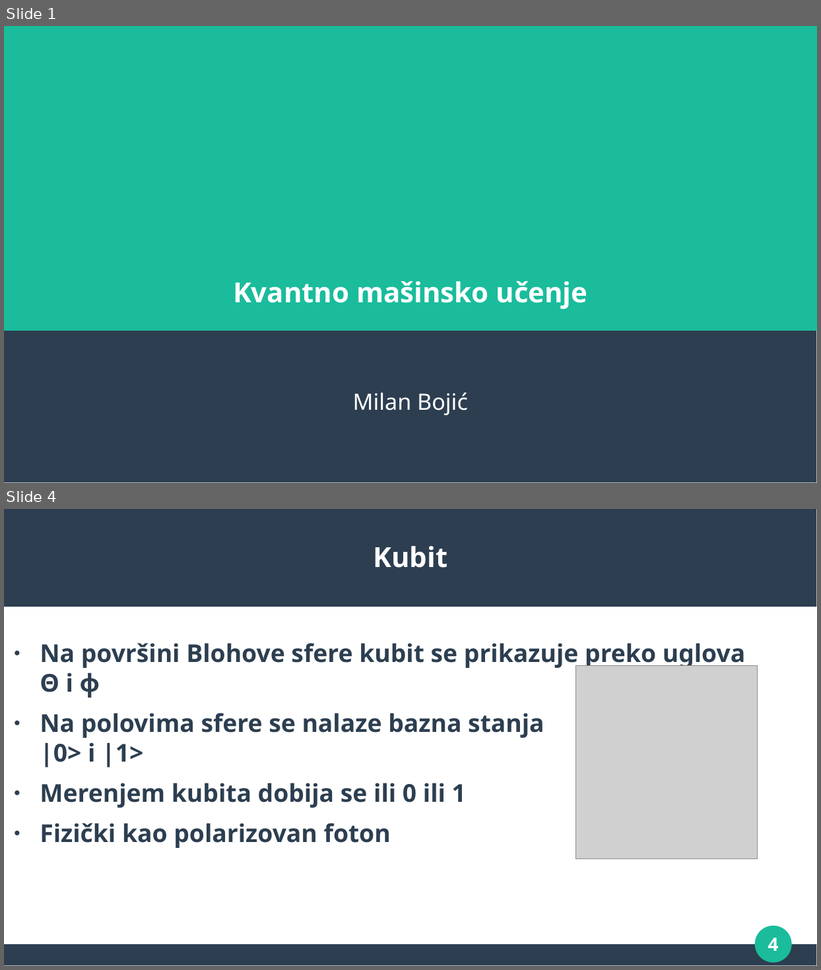
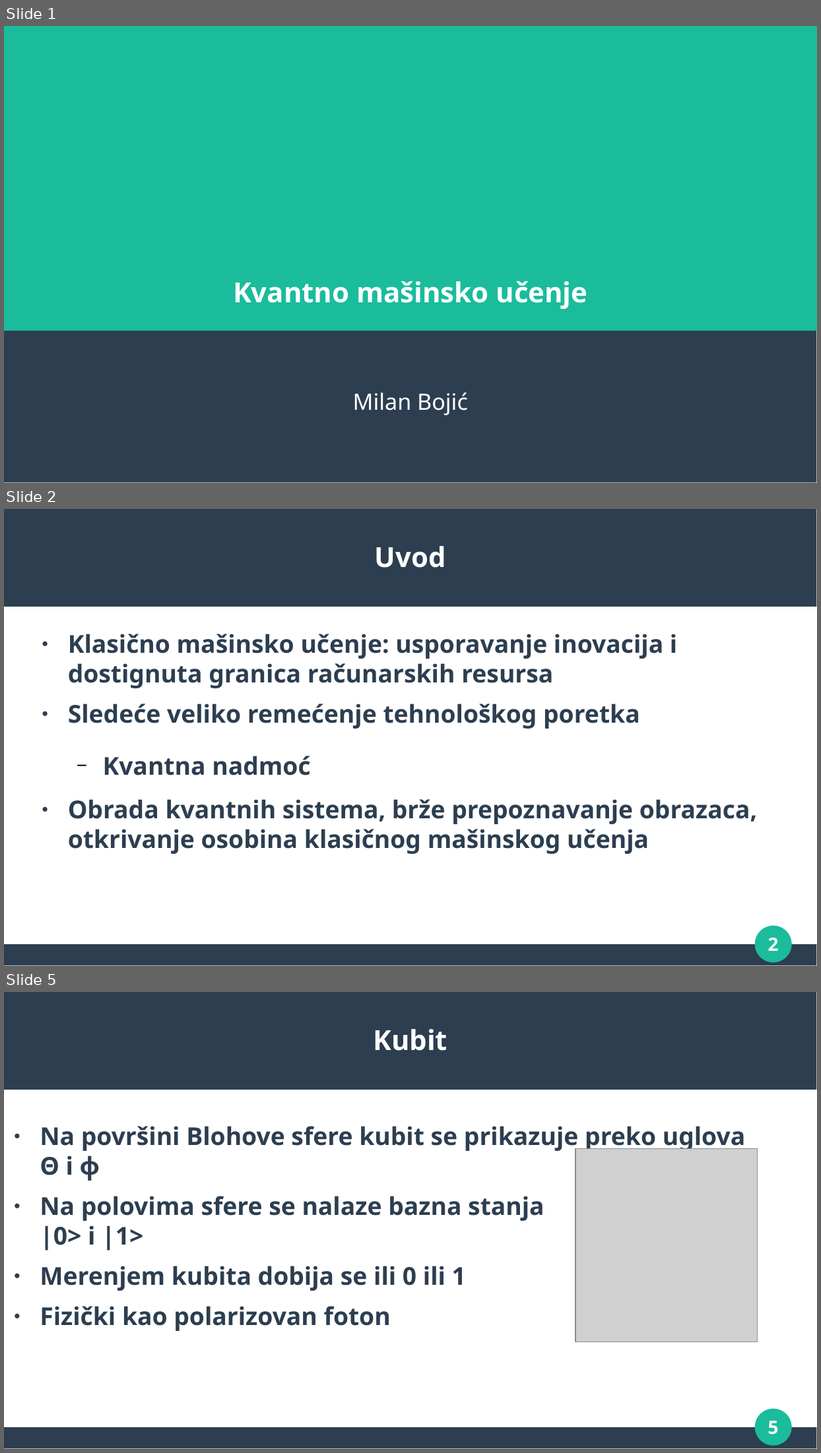
Before and after one commit to MilanBojic1999/Diplomski, a slide deck: presentation/Diplomski - prezentacija.pptx. Shown one above the other, each under a label of ours: slides 1 and 4 before the commit, slides 1, 2 and 5 after it; the slides between them are not shown. The pictures are 821x970 and 821x1453 pixels, drawn with LibreOffice and Linux fonts; fonts in the diff are those of the drawing; grey boxes stand for pictures. Boxes give left, top, right and bottom in pixels: in the first picture for what was removed or moved away, otherwise in the second. Text is boxed around its words. In the diff, an @@ line names an element or a change of style, - is before the commit and + after.

```diff
--- a/presentation/Diplomski - prezentacija.pptx
+++ b/presentation/Diplomski - prezentacija.pptx
@@ slide 2 added at (4,509,817,966), background #FFFFFF; not listed: 4 template elements that a slide beside it also shows @@
@@ title added at (375,546,446,568), 27 pt, text #FFFFFF, bold @@
+Uvod
@@ text added at (68,634,757,854), 24 pt, text #2C3E50, bold @@
+● Klasično mašinsko učenje: usporavanje inovacija i dostignuta granica računarskih resursa
+● Sledeće veliko remećenje tehnološkog poretka
+  − Kvantna nadmoć
+● Obrada kvantnih sistema, brže prepoznavanje obrazaca, otkrivanje osobina klasičnog mašinskog učenja
@@ what was slide 4 is now slide 5 @@
@@ page number at (768,1421,779,1435): text changed @@
-4
+5
```
Also in this commit, not shown: 26 slides changed, 1 other slide added, 1 other file.
